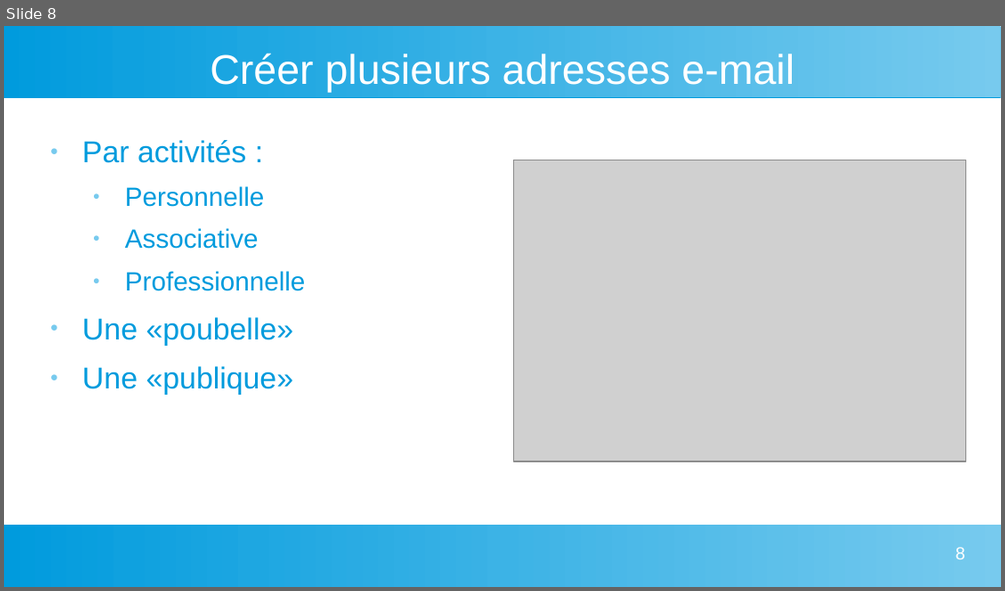
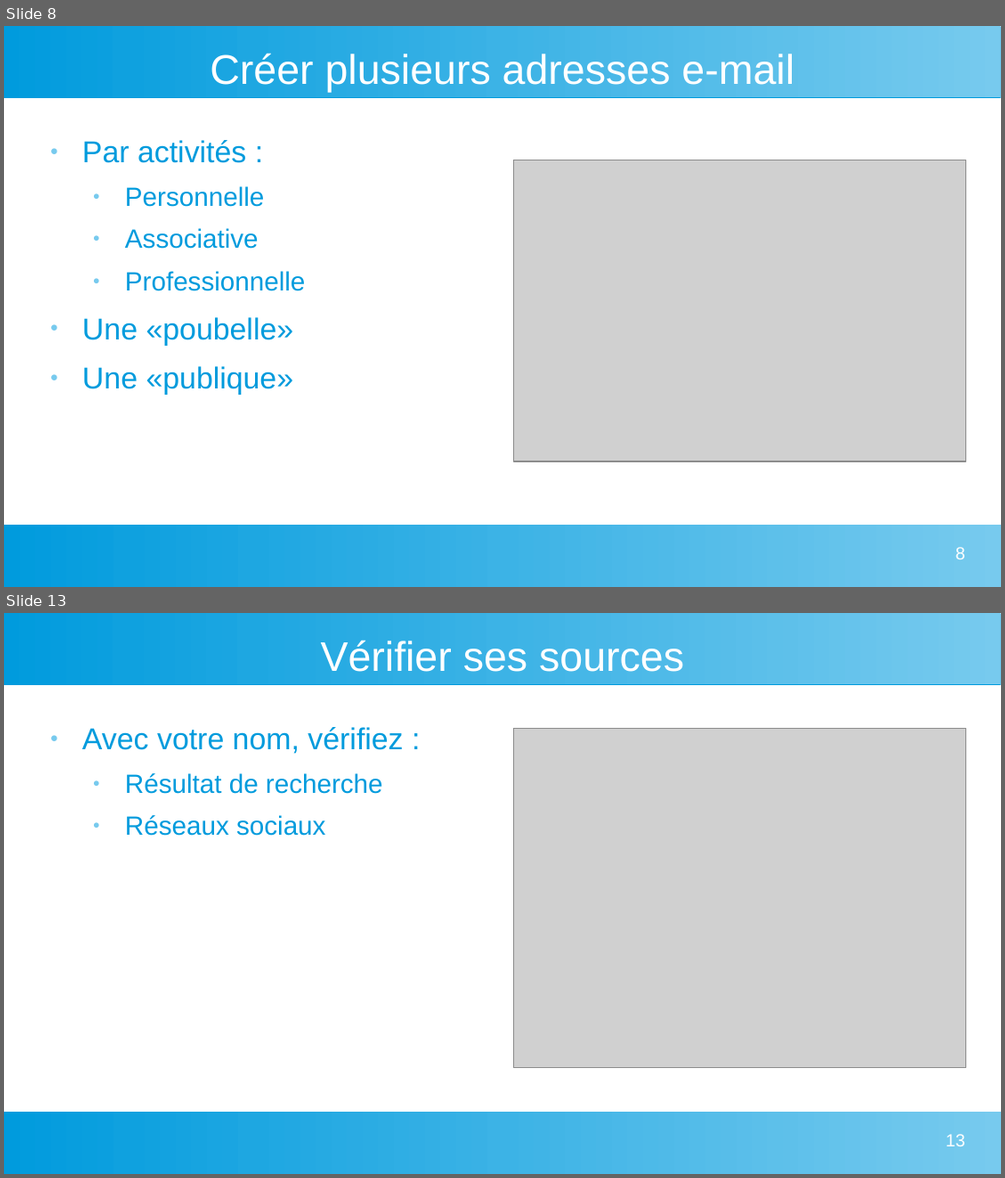
Before and after one commit to vkeller/modulo-gybe, a slide deck: 1C/web/BonnesPratiques.odp. Shown one above the other, each under a label of ours: slide 8 before the commit, slides 8 and 13 after it; the slides between them are not shown. The pictures are 1005x591 and 1005x1178 pixels, drawn with LibreOffice and Linux fonts; fonts in the diff are those of the drawing; grey boxes stand for pictures. Boxes give left, top, right and bottom in pixels: in the first picture for what was removed or moved away, otherwise in the second. Text is boxed around its words. In the diff, an @@ line names an element or a change of style, - is before the commit and + after.

```diff
--- a/1C/web/BonnesPratiques.odp
+++ b/1C/web/BonnesPratiques.odp
@@ slide 13 added at <box>4,613,1001,1174</box>, background #FFFFFF; not listed: 2 template elements that a slide beside it also shows @@
@@ title added at <box>321,640,684,672</box>, 33 pt, text #FFFFFF @@
+Vérifier ses sources
@@ text added at <box>82,727,403,835</box>, 21 pt, text #009BDD @@
+● Avec votre nom, vérifiez :
+  ● Résultat de recherche
+  ● Réseaux sociaux
@@ picture added at <box>514,729,965,1068</box> @@
@@ page number added at <box>946,1134,965,1146</box>, 14 pt, text #FFFFFF @@
+13
```
Also in this commit, not shown: 1 slide changed, 3 other slides added, 25 other files.
